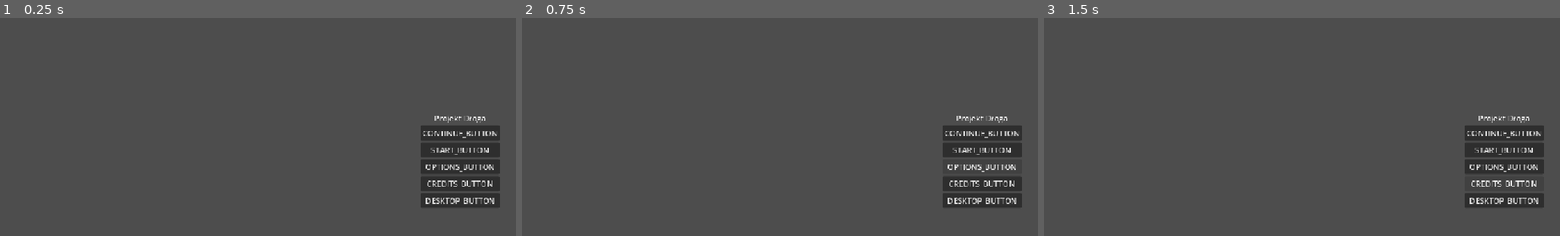
Above: before the commit, frames 1-3 (left to right).
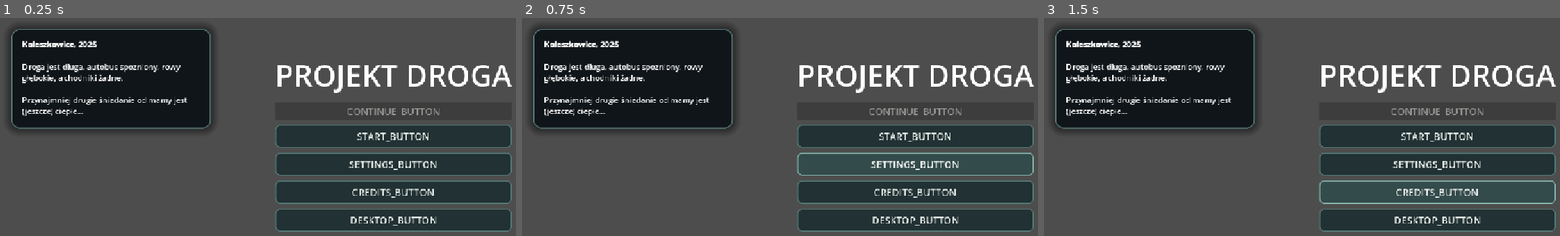
Above: after the commit, the same moments.

Repository: W00jo/projekt-droga
Game: Godot game, scene res://src/menus/main_menu.tscn
The game is run twice, just before and just after one commit, with the same random seed, the same clock (stepped at 60 frames per second) and the same inputs. The project has no main scene, so this scene is started directly. The engine's default icon, where the game draws it, is replaced by a stand-in: a white triangle on a blue panel in a dark square.
Inputs:
- Up to frame 1 (0.25 s): no input
- Up to frame 2 (0.75 s): click "OPTIONS_BUTTON" (after the commit: "SETTINGS_BUTTON") at 0.5 s
- Up to frame 3 (1.5 s): click "CREDITS_BUTTON" at 1.25 s

The runs differ from the first frame. In frame 1, 38% of the frame differs, in the area x 1-100%, y 3-99%; in frame 2, 38%; in frame 3, 38%.

Commit message:
Add main menu controllers and flavour text

Diff:
--- /dev/null
+++ b/src/menus/main_menu.gd
@@ -0,0 +1,34 @@
+extends Control
+
+const HUB_SCENE_PATH := "res://src/hub/hub.tscn"
+
+@onready var start_button: Button = $MenuController/MenuButtons/StartButton
+@onready var continue_button: Button = $MenuController/MenuButtons/ContinueButton
+@onready var options_button: Button = $MenuController/MenuButtons/OptionsButton
+@onready var credits_button: Button = $MenuController/MenuButtons/CreditsButton
+@onready var desktop_button: Button = $MenuController/MenuButtons/DesktopButton
+
+func _ready() -> void:
+	_menu_buttons()
+
+func _menu_buttons() -> void:
+	continue_button.pressed.connect(_on_continue_pressed)
+	start_button.pressed.connect(_on_start_pressed)
+	options_button.pressed.connect(_on_options_pressed)
+	credits_button.pressed.connect(_on_credits_pressed)
+	desktop_button.pressed.connect(_on_desktop_pressed)
+
+func _on_continue_pressed() -> void:
+	pass
+
+func _on_start_pressed() -> void:
+	var change_result := get_tree().change_scene_to_file(HUB_SCENE_PATH)
+
+func _on_options_pressed() -> void:
+	pass
+
+func _on_credits_pressed() -> void:
+	pass
+
+func _on_desktop_pressed() -> void:
+	get_tree().quit()
--- a/src/menus/main_menu.tscn
+++ b/src/menus/main_menu.tscn
@@ -1,58 +1,199 @@
 [gd_scene format=3 uid="uid://1ge0ny6333nh"]
 
-[node name="MainMenu" type="Control" unique_id=915144141]
+[ext_resource type="Script" uid="uid://bavphrb6w4ox1" path="res://src/menus/main_menu.gd" id="1_1n2f7"]
+
+[sub_resource type="StyleBoxFlat" id="StyleBoxFlat_panel"]
+bg_color = Color(0.0509804, 0.0745098, 0.0901961, 0.9)
+border_width_left = 2
+border_width_top = 2
+border_width_right = 2
+border_width_bottom = 2
+border_color = Color(0.388235, 0.568627, 0.560784, 0.8)
+corner_radius_top_left = 16
+corner_radius_top_right = 16
+corner_radius_bottom_right = 16
+corner_radius_bottom_left = 16
+shadow_color = Color(0, 0, 0, 0.45)
+shadow_size = 18
+
+[sub_resource type="StyleBoxFlat" id="StyleBoxFlat_button_normal"]
+content_margin_left = 18.0
+content_margin_top = 10.0
+content_margin_right = 18.0
+content_margin_bottom = 10.0
+bg_color = Color(0.121569, 0.188235, 0.2, 0.95)
+border_width_left = 2
+border_width_top = 2
+border_width_right = 2
+border_width_bottom = 2
+border_color = Color(0.341176, 0.52549, 0.509804, 0.8)
+corner_radius_top_left = 10
+corner_radius_top_right = 10
+corner_radius_bottom_right = 10
+corner_radius_bottom_left = 10
+
+[sub_resource type="StyleBoxFlat" id="StyleBoxFlat_button_pressed"]
+content_margin_left = 18.0
+content_margin_top = 10.0
+content_margin_right = 18.0
+content_margin_bottom = 10.0
+bg_color = Color(0.27451, 0.411765, 0.4, 0.95)
+border_width_left = 2
+border_width_top = 2
+border_width_right = 2
+border_width_bottom = 2
+border_color = Color(0.658824, 0.854902, 0.815686, 0.95)
+corner_radius_top_left = 10
+corner_radius_top_right = 10
+corner_radius_bottom_right = 10
+corner_radius_bottom_left = 10
+
+[sub_resource type="StyleBoxFlat" id="StyleBoxFlat_button_hover"]
+content_margin_left = 18.0
+content_margin_top = 10.0
+content_margin_right = 18.0
+content_margin_bottom = 10.0
+bg_color = Color(0.196078, 0.294118, 0.290196, 0.95)
+border_width_left = 2
+border_width_top = 2
+border_width_right = 2
+border_width_bottom = 2
+border_color = Color(0.545098, 0.756863, 0.717647, 0.9)
+corner_radius_top_left = 10
+corner_radius_top_right = 10
+corner_radius_bottom_right = 10
+corner_radius_bottom_left = 10
+
+[sub_resource type="StyleBoxFlat" id="StyleBoxFlat_button_focus"]
+draw_center = false
+border_width_left = 2
+border_width_top = 2
+border_width_right = 2
+border_width_bottom = 2
+border_color = Color(0.835294, 0.921569, 0.607843, 1)
+corner_radius_top_left = 12
+corner_radius_top_right = 12
+corner_radius_bottom_right = 12
+corner_radius_bottom_left = 12
+
+[node name="MainMenu" type="Control" unique_id=1591350116]
 layout_mode = 3
 anchors_preset = 15
 anchor_right = 1.0
 anchor_bottom = 1.0
 grow_horizontal = 2
 grow_vertical = 2
+script = ExtResource("1_1n2f7")
 
-[node name="SplashScreen" type="TextureRect" parent="." unique_id=138101831]
+[node name="MainMenuBackgroundArt" type="TextureRect" parent="." unique_id=807933259]
 layout_mode = 0
-offset_right = 1920.0
-offset_bottom = 1080.0
-expand_mode = 2
+offset_right = 40.0
+offset_bottom = 40.0
 
-[node name="MenuController" type="VBoxContainer" parent="." unique_id=1211745452]
+[node name="FlavourBox" type="PanelContainer" parent="." unique_id=1605421844]
+layout_mode = 1
+offset_left = 54.0
+offset_top = 52.0
+offset_right = 466.7803
+offset_bottom = 258.0
+theme_override_styles/panel = SubResource("StyleBoxFlat_panel")
+
+[node name="FlavourBoxPadding" type="MarginContainer" parent="FlavourBox" unique_id=1087532579]
+layout_mode = 2
+theme_override_constants/margin_left = 20
+theme_override_constants/margin_top = 18
+theme_override_constants/margin_right = 20
+theme_override_constants/margin_bottom = 18
+
+[node name="FlavourText" type="RichTextLabel" parent="FlavourBox/FlavourBoxPadding" unique_id=767161041]
+layout_mode = 2
+bbcode_enabled = true
+text = "[b]Koleszkowice, 2025[/b]
+
+Droga jest dluga, autobus spozniony, rowy głębokie, a chodniki żadne.
+
+Przynajmniej drugie śniadanie od mamy jest (jeszcze) ciepłe..."
+fit_content = true
+scroll_active = false
+
+[node name="MenuController" type="VBoxContainer" parent="." unique_id=105378835]
 layout_mode = 1
 anchors_preset = 6
 anchor_left = 1.0
 anchor_top = 0.5
 anchor_right = 1.0
 anchor_bottom = 0.5
-offset_left = -251.0
-offset_top = -99.0
-offset_right = -87.0
-offset_bottom = 99.0
+offset_left = -470.0
+offset_top = -220.0
+offset_right = -62.0
+offset_bottom = 220.0
 grow_horizontal = 0
 grow_vertical = 2
-alignment = 1
+theme_override_constants/separation = 14
 
-[node name="TitleGameLabel" type="Label" parent="MenuController" unique_id=227350110]
+[node name="TitleGameLabel" type="Label" parent="MenuController" unique_id=2007373533]
 layout_mode = 2
-text = "Projekt Droga"
-horizontal_alignment = 1
+theme_override_font_sizes/font_size = 62
+text = "PROJEKT DROGA"
+horizontal_alignment = 2
 
-[node name="MenuButtons" type="VBoxContainer" parent="MenuController" unique_id=360763441]
+[node name="MenuButtons" type="VBoxContainer" parent="MenuController" unique_id=1028963939]
 layout_mode = 2
+theme_override_constants/separation = 10
 
-[node name="ContinueButton" type="Button" parent="MenuController/MenuButtons" unique_id=627712521]
+[node name="ContinueButton" type="Button" parent="MenuController/MenuButtons" unique_id=549592439]
 layout_mode = 2
+size_flags_horizontal = 3
+theme_override_colors/font_color = Color(0.901961, 0.921569, 0.898039, 1)
+theme_override_colors/font_disabled_color = Color(0.584314, 0.596078, 0.576471, 1)
+theme_override_font_sizes/font_size = 20
+theme_override_styles/normal = SubResource("StyleBoxFlat_button_normal")
+theme_override_styles/pressed = SubResource("StyleBoxFlat_button_pressed")
+theme_override_styles/hover = SubResource("StyleBoxFlat_button_hover")
+theme_override_styles/focus = SubResource("StyleBoxFlat_button_focus")
+disabled = true
 text = "CONTINUE_BUTTON"
 
-[node name="StartButton" type="Button" parent="MenuController/MenuButtons" unique_id=1113649383]
+[node name="StartButton" type="Button" parent="MenuController/MenuButtons" unique_id=138836265]
 layout_mode = 2
+size_flags_horizontal = 3
+theme_override_colors/font_color = Color(0.901961, 0.921569, 0.898039, 1)
+theme_override_font_sizes/font_size = 20
+theme_override_styles/normal = SubResource("StyleBoxFlat_button_normal")
+theme_override_styles/pressed = SubResource("StyleBoxFlat_button_pressed")
+theme_override_styles/hover = SubResource("StyleBoxFlat_button_hover")
+theme_override_styles/focus = SubResource("StyleBoxFlat_button_focus")
 text = "START_BUTTON"
 
-[node name="OptionsButton" type="Button" parent="MenuController/MenuButtons" unique_id=1070107780]
+[node name="OptionsButton" type="Button" parent="MenuController/MenuButtons" unique_id=306740070]
 layout_mode = 2
-text = "OPTIONS_BUTTON"
+size_flags_horizontal = 3
+theme_override_colors/font_color = Color(0.901961, 0.921569, 0.898039, 1)
+theme_override_font_sizes/font_size = 20
+theme_override_styles/normal = SubResource("StyleBoxFlat_button_normal")
+theme_override_styles/pressed = SubResource("StyleBoxFlat_button_pressed")
+theme_override_styles/hover = SubResource("StyleBoxFlat_button_hover")
+theme_override_styles/focus = SubResource("StyleBoxFlat_button_focus")
+text = "SETTINGS_BUTTON"
 
-[node name="CreditsButton" type="Button" parent="MenuController/MenuButtons" unique_id=411473737]
+[node name="CreditsButton" type="Button" parent="MenuController/MenuButtons" unique_id=1440458277]
 layout_mode = 2
+size_flags_horizontal = 3
+theme_override_colors/font_color = Color(0.901961, 0.921569, 0.898039, 1)
+theme_override_font_sizes/font_size = 20
+theme_override_styles/normal = SubResource("StyleBoxFlat_button_normal")
+theme_override_styles/pressed = SubResource("StyleBoxFlat_button_pressed")
+theme_override_styles/hover = SubResource("StyleBoxFlat_button_hover")
+theme_override_styles/focus = SubResource("StyleBoxFlat_button_focus")
 text = "CREDITS_BUTTON"
 
-[node name="DesktopButton" type="Button" parent="MenuController/MenuButtons" unique_id=1786815871]
+[node name="DesktopButton" type="Button" parent="MenuController/MenuButtons" unique_id=177469255]
 layout_mode = 2
+size_flags_horizontal = 3
+theme_override_colors/font_color = Color(0.901961, 0.921569, 0.898039, 1)
+theme_override_font_sizes/font_size = 20
+theme_override_styles/normal = SubResource("StyleBoxFlat_button_normal")
+theme_override_styles/pressed = SubResource("StyleBoxFlat_button_pressed")
+theme_override_styles/hover = SubResource("StyleBoxFlat_button_hover")
+theme_override_styles/focus = SubResource("StyleBoxFlat_button_focus")
 text = "DESKTOP_BUTTON"
Not shown, added: src/menus/main_menu.gd.uid
